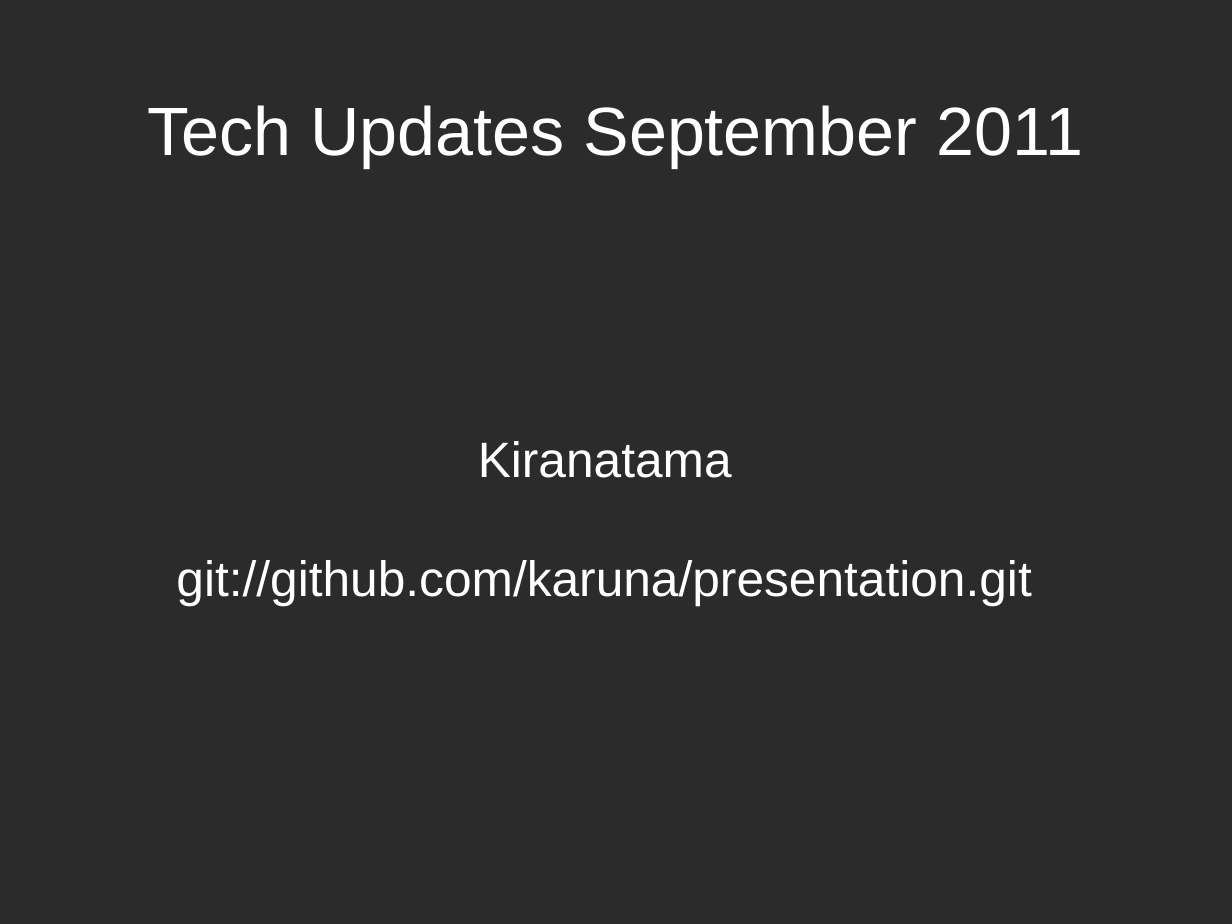
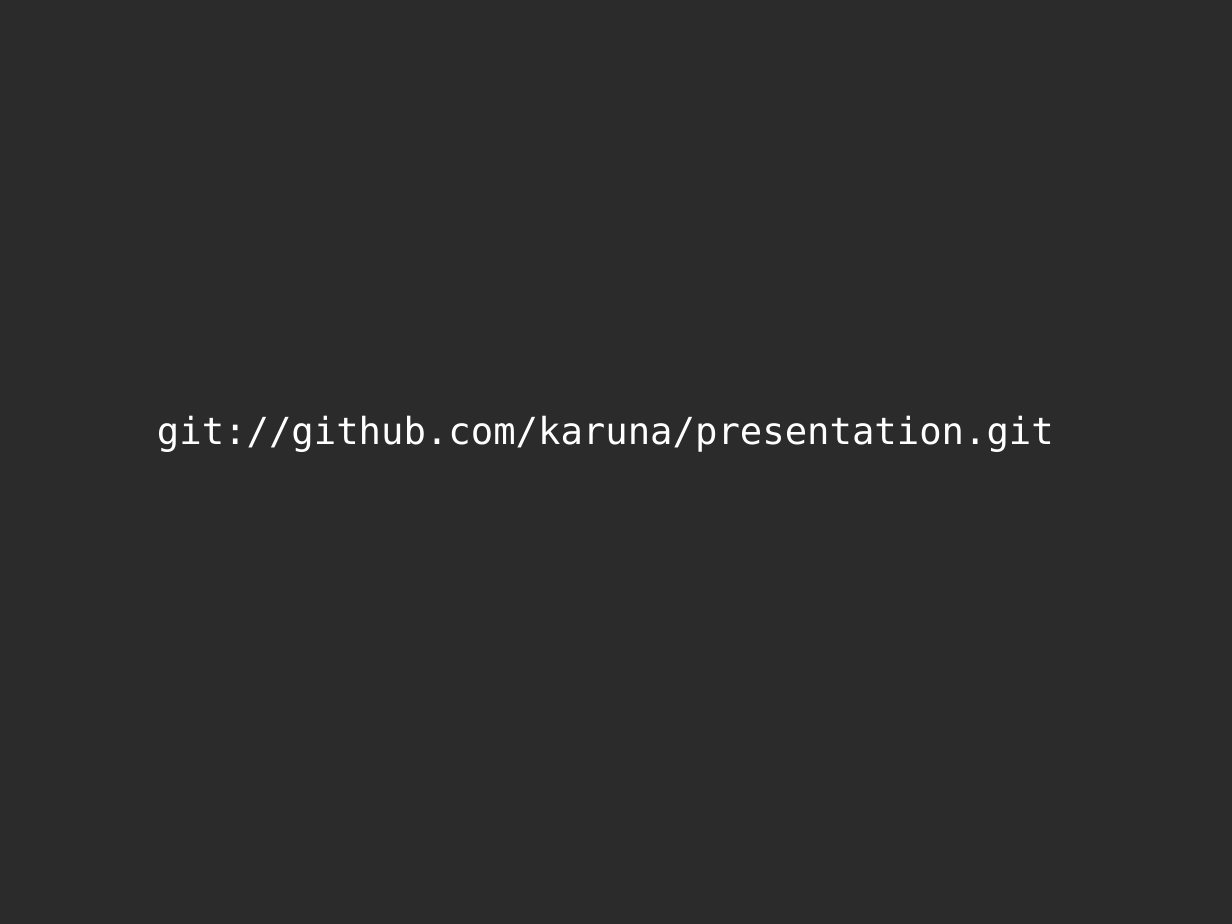
Before and after one commit to karuna/presentation, a slide deck: slide 51 of 20110919/rails3.1.odp (slide 1 before the commit). Drawn at 1232x924 pixels with LibreOffice and Linux fonts; fonts in the diff are those of the drawing; background and template pictures are left out; a plain dark background stands for a picture behind light text. Boxes give left, top, right and bottom in pixels: in the first picture for what was removed or moved away, otherwise in the second. Text is boxed around its words. In the diff, an @@ line names an element or a change of style, - is before the commit and + after.

Commit message:
Give better title, move git link to the end

```diff
--- a/20110919/rails3.1.odp
+++ b/20110919/rails3.1.odp
@@ subtitle "git://github.com/karuna/presentation.git": place and size @@
-subtitle "git://github.com/karuna/presentation.git" at [176, 441, 1031, 606]
+subtitle "git://github.com/karuna/presentation.git" at [157, 415, 1054, 452]
@@ subtitle "git://github.com/karuna/presentation.git" at [157, 415, 1054, 452]: size 32 to 24 pt, font Arial to DejaVu Sans Mono @@
@@ title removed at [147, 105, 1083, 168] @@
-Tech Updates September 2011
@@ subtitle at [478, 441, 732, 478]: paragraph removed @@
-Kiranatama
```
Also in this commit, not shown: 1 slide added.
